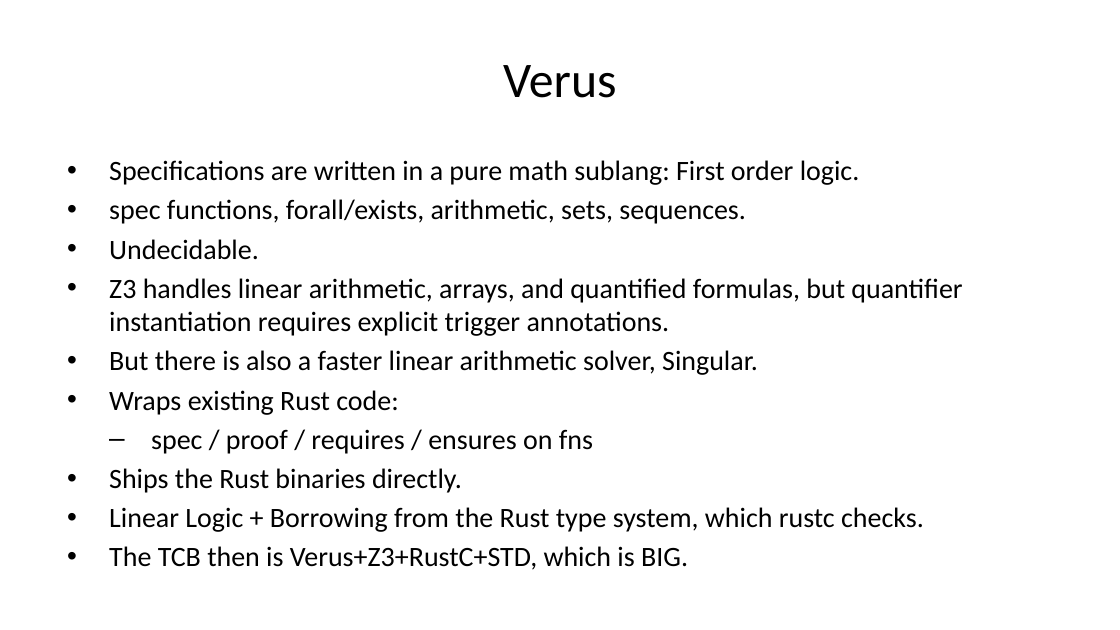
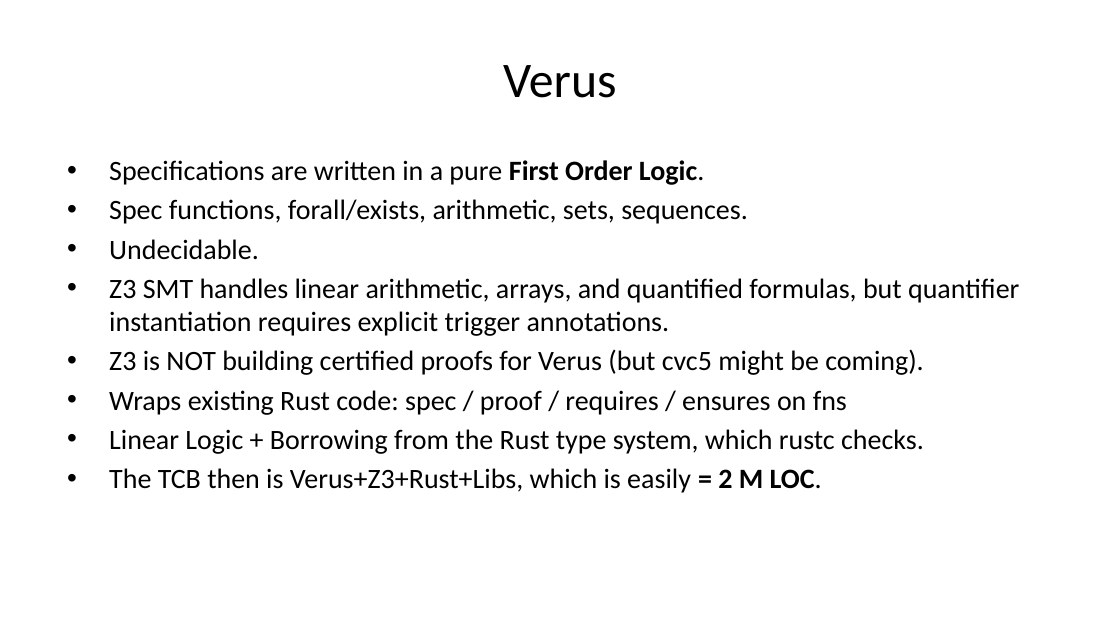
Before and after one commit to briangmilnes/APAS-VERUS, a slide deck: slide 17 of lectures/slidesAWS.pptx (slide 16 before the commit). Drawn at 1120x630 pixels with LibreOffice and Linux fonts; fonts in the diff are those of the drawing. Boxes give left, top, right and bottom in pixels: in the first picture for what was removed or moved away, otherwise in the second. Text is boxed around its words. In the diff, an @@ line names an element or a change of style, - is before the commit and + after.

Commit message:
slidesAWS ready

```diff
--- a/lectures/slidesAWS.pptx
+++ b/lectures/slidesAWS.pptx
@@ text at bbox=[109, 160, 748, 224]: text changed @@
-• Specifications are written in a pure math sublang: First order logic.
-• spec functions, forall/exists, arithmetic, sets, sequences.
+• Specifications are written in a pure First Order Logic.
+• Spec functions, forall/exists, arithmetic, sets, sequences.
@@ text at bbox=[109, 278, 1019, 415]: text changed @@
-• Z3 handles linear arithmetic, arrays, and quantified formulas, but quantifier instantiation requires explicit trigger annotations.
-• But there is also a faster linear arithmetic solver, Singular.
-• Wraps existing Rust code:
-  – spec / proof / requires / ensures on fns
-• Ships the Rust binaries directly.
+• Z3 SMT handles linear arithmetic, arrays, and quantified formulas, but quantifier instantiation requires explicit trigger annotations.
+• Z3 is NOT building certified proofs for Verus (but cvc5 might be coming).
+• Wraps existing Rust code: spec / proof / requires / ensures on fns
@@ text at bbox=[109, 468, 822, 493]: text changed @@
-• The TCB then is Verus+Z3+RustC+STD, which is BIG.
+• The TCB then is Verus+Z3+Rust+Libs, which is easily = 2 M LOC.
```
Also in this commit, not shown: 35 other slides changed, 8 slides added, 41 slides removed, 2 other files.
